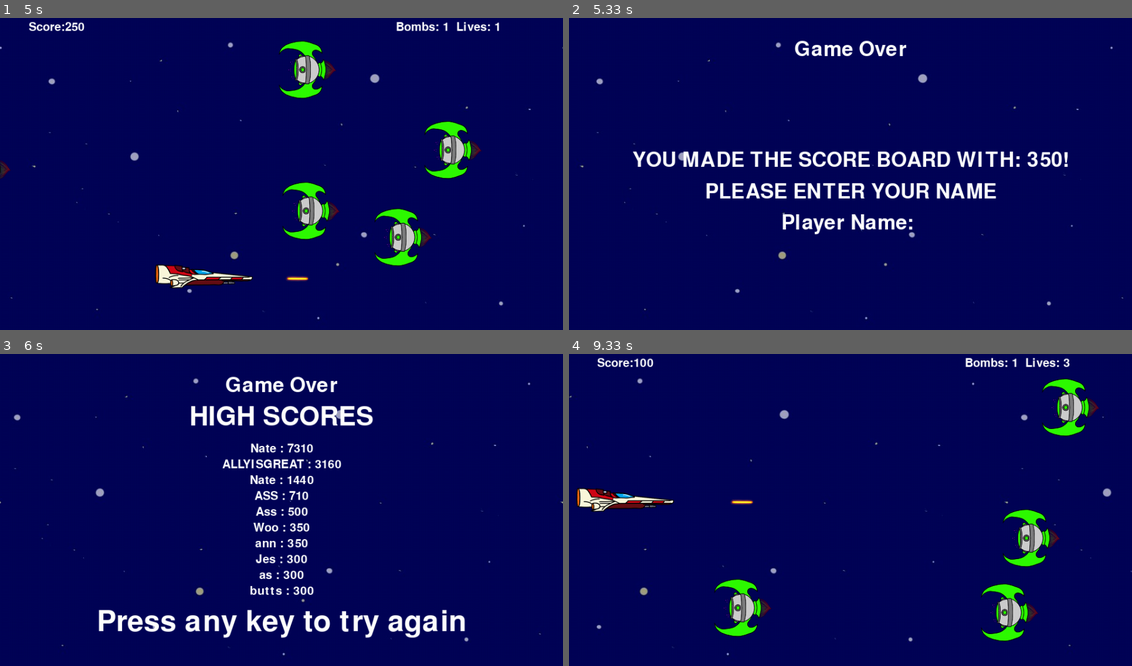
Above: before the commit, frames 1-4 (two rows, left to right).
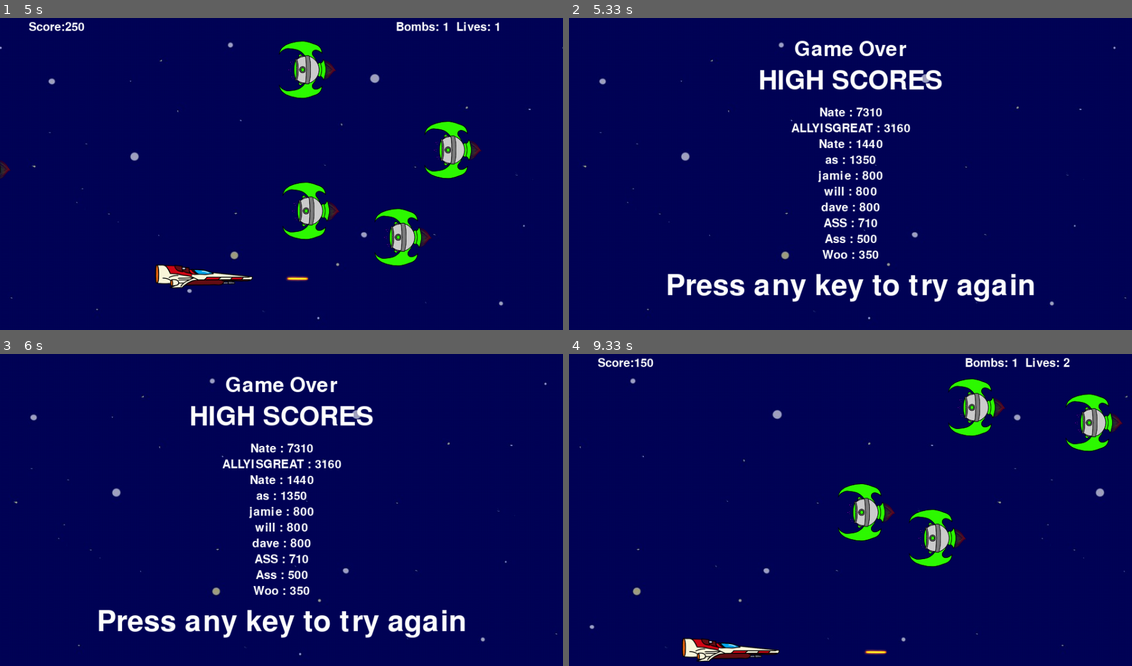
Above: after the commit, the same moments.

Repository: Demi-hero/UoN_Game_Project
Game: pygame game, started from Main.py
Two runs of this game, one before a commit and one after it. Both use one fixed random seed, a clock stepped at 60 frames per second and the inputs below.
Inputs:
- Up to frame 1 (5 s): tap Space at 0.33, 0.67, 3.68, 4.08, 4.38, 4.58, 4.88 s; hold Left 1-1.53 s; hold Down 1.57-2.03 s; hold Left 2.12-2.52 s; hold Up 2.55-2.92 s; hold Right 2.95-3.58 s; hold Down 3.62-3.98 s; hold Left 4.02-4.48 s; hold Right 4.52-4.98 s
- Up to frame 2 (5.33 s): hold Up 5.02-5.32 s; tap Space at 5.08 s
- Up to frame 3 (6 s): type "ann" at 5.35 s; tap Enter at 5.68 s
- Up to frame 4 (9.33 s): hold Down 6.92-7.22 s; tap Space at 6.98, 8.15, 8.45, 8.82, 9.22 s; hold Right 8.08-8.72 s; hold Down 8.75-9.12 s; hold Left from 9.15 s (still down)

Frame 1 is identical in both runs. In frame 2, 9.0% of the frame differs, in the area x 1-99%, y 7-97%; in frame 3, 1.8%; in frame 4, 9.5%, in the area x 0-100%, y 1-99%.

Commit message:
Game Over Loop Works

Diff:
--- a/eventhandler.py
+++ b/eventhandler.py
@@ -111,12 +111,10 @@
                     os._exit(0)
                 elif event.type == pyg.KEYDOWN:
                     # if key pressed, re-initialises everything and breaks from loop
-                    gamedata.player.rect.x = gamedata.BORDER
-                    gamedata.player.rect.y = gamedata.HEIGHT//2 - gamedata.player.ht
                     for sprite in gamedata.all_sprites:
                         gamedata.all_sprites.remove(sprite)
-                    player = gamedata.Player()
-                    gamedata.all_sprites.add(player)
+                    gamedata.player = gamedata.Player()
+                    gamedata.all_sprites.add(gamedata.player)
                     for i in range(8):
                         gamedata.new_alien()
                     self.__init__()
--- a/highscore.csv
+++ b/highscore.csv
@@ -1,10 +1,10 @@
 Nate,7310
 ALLYISGREAT,3160
 Nate,1440
+as,1350
+jamie,800
+will,800
+dave,800
 ASS,710
 Ass,500
 Woo,350
-Jes,300
-as,300
-butts,300
-woo,300
